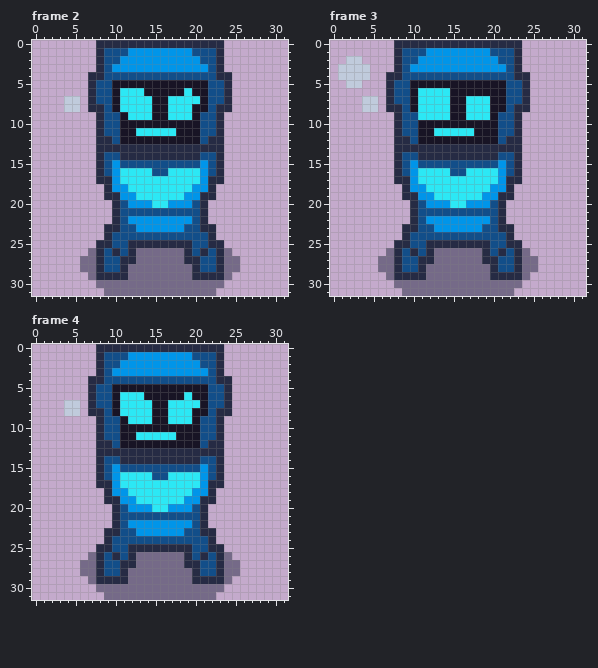
File history of a pixel-art file, Aseprite/Characters/Blue Character/no hands/Blue_character_special_no-hands-32.aseprite. That is the earlier state.
32x32 pixels, 8 frames. Shown: frame 2, frame 3, frame 4. The commit also changed other frames, which this record leaves out.
Now the later version:
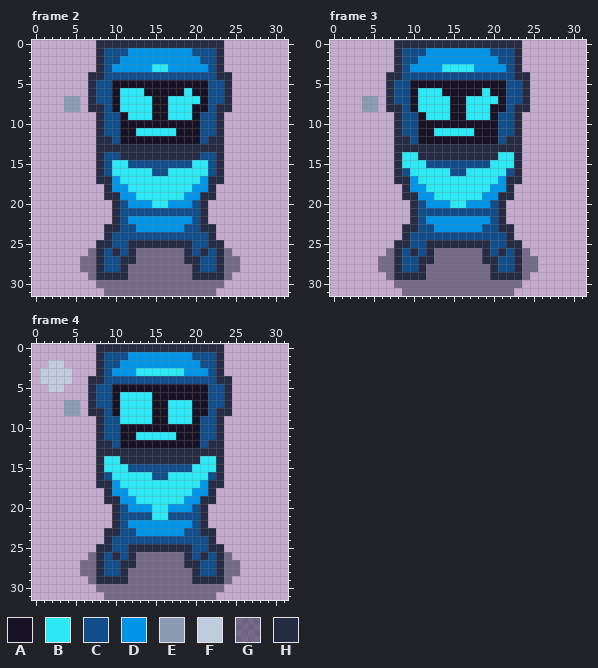
Palette (. is transparent): A #181425  B #2ce8f5  C #124e89  D #0095e9  E #8b9bb4  F #c0cbdc  G #262b4480  H #262b44
Edits made:
Changed rows in their new state; - is an unchanged pixel.
Frame 2, layer "Layer 1 Copy":
first column x 15:
 3 BB
first column x 4:
 7 EE
 8 EE
first column x 10:
15 BB--------BB
16 B----------B
Frame 3, layer "Layer 1 Copy":
first column x 1:
 2 -..-----------------
 3 ....---------BBBB---
 4 ....----------------
 5 -..-----------------
 6 -------------A----B-
 7 ---EE--------------B
 8 ---EE---------------
 9 ----------A---------
first column x 9:
14 BB----------BB
15 BBB--------BBB
16 -B----------B-
Frame 4, layer "Layer 1 Copy":
first column x 1:
 2 -FF-----------------
 3 FFFF--------BBBBBB--
 4 FFFF----------------
 5 -FF-----------------
 6 -------------B----A-
 7 ---EE--------------A
 8 ---EE---------------
 9 ----------B---------
first column x 9:
14 BB----------BB
15 BBB--------BBB
16 -B----------B-
first column x 15:
21 BB
